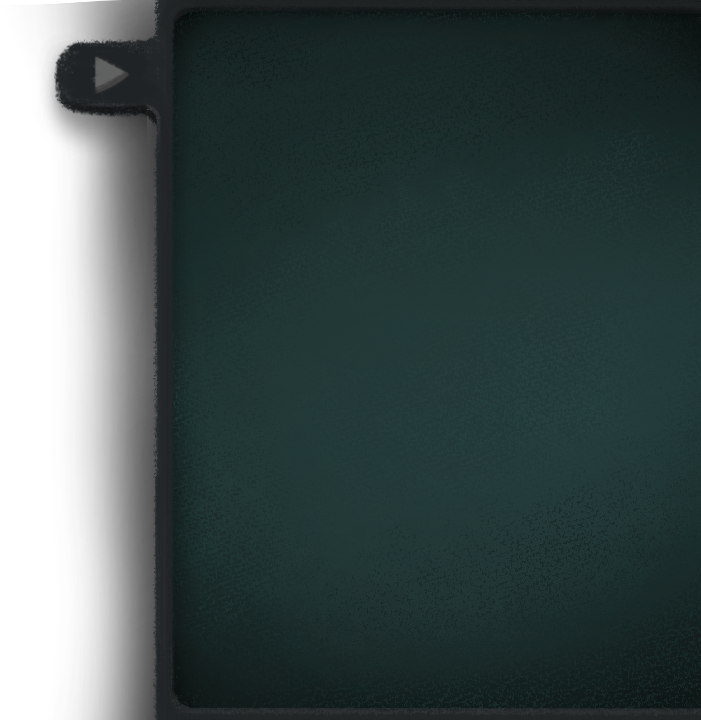
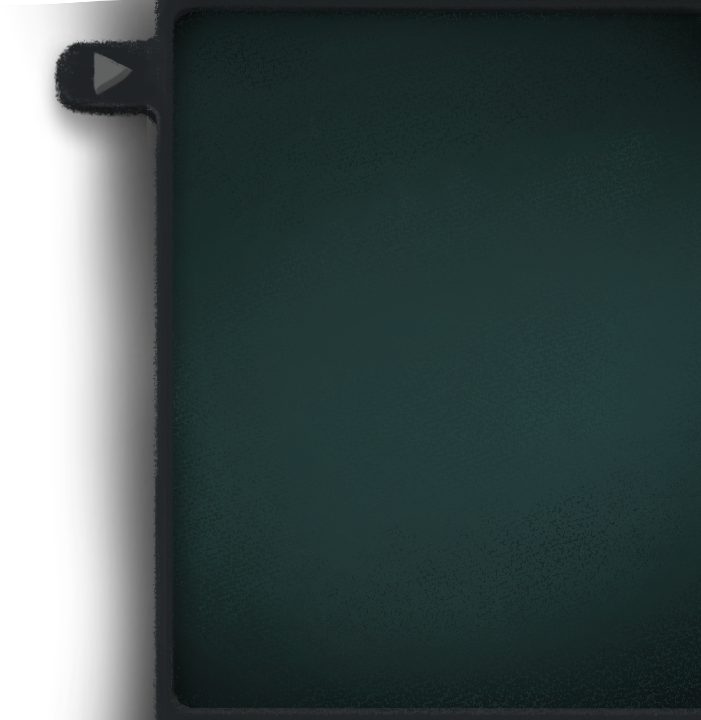
Comparing the layer stacks of the two 701×720 images. Changes:
painted on "Paint Layer 1" over box(93, 52, 319, 138)
painted on "Background" over box(93, 52, 319, 138)